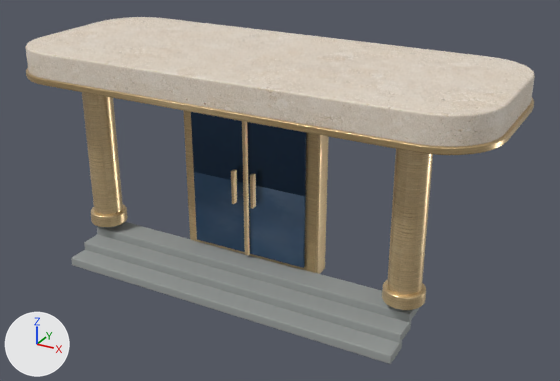
Renders of the glTF model assets/models/buildings-v3/level-5/entrance.glb from each side of a commit.
One viewpoint serves both versions: a 50 mm camera at (2.86, -6.72, 3.02) aimed at (0.29, -2.04, 0.68). Every picture has the same lights, and +X, +Y and +Z are marked at lower left. The first picture is the older version. Vertices at exactly the same position are counted once.

Script lines for the objects in view, before the commit:
```python
me_grand_entrance_canopy = bpy.data.meshes.new('Grand entrance canopy')
me_grand_entrance_canopy.from_pydata(...)  # 2784 vertices, 5492 faces; spans x -1.82..1.82, y -0.75..0.75, z -1.6..0.1
# faces by material slot: [572, 3604, 564, 188, 564]
me_grand_entrance_canopy.materials.append(mat_stone)  # picture img_limestone
me_grand_entrance_canopy.materials.append(mat_gold)  # picture img_metal
me_grand_entrance_canopy.materials.append(mat_warm)  # orange #f9c87c, glowing orange #c79f61
me_grand_entrance_canopy.materials.append(mat_glass)  # picture img_glass
me_grand_entrance_canopy.materials.append(mat_plinth)  # grey #9ba09e
ob_entrance = bpy.data.objects.new('entrance', me_grand_entrance_canopy)
ob_entrance.location = (0.15, -2.03, 1.6)
```
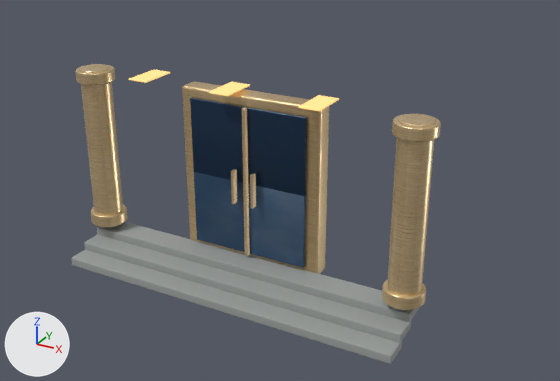
Where the newer file only moved an object's origin or applied its transform, the numbers keep the older frame.

The change, as a diff of the scene's bpy script:
```diff
--- a/assets/models/buildings-v3/level-5/entrance.glb.py
+++ b/assets/models/buildings-v3/level-5/entrance.glb.py
@@ me_grand_entrance_canopy @@
 # used by ob_entrance; location = (0.15, -2.03, 1.6)
-me_grand_entrance_canopy.from_pydata(...)  # 2784 vertices, 5492 faces; spans x -1.82..1.82, y -0.75..0.75, z -1.6..0.1
-me_grand_entrance_canopy.materials.append(mat_stone)  # picture img_limestone
+me_grand_entrance_canopy.from_pydata(...)  # 2208 vertices, 4348 faces; spans x -1.41..1.41, y -0.74..-0.07, z -1.6..-0.08
+# me_grand_entrance_canopy part 1: the loose piece of 288 vertices spanning x -1.8..1.8, y -0.73..0.73, z -0.1..0.1 is deleted
+# me_grand_entrance_canopy part 2: the loose piece of 288 vertices spanning x -1.82..1.82, y -0.75..0.75, z -0.13..-0.09 is deleted
+# me_grand_entrance_canopy part 3: 37 vertices removed from x -1.39..-0.78, y -0.46..-0.07, z -0.17..-0.11; 37 vertices added at x -1.39..-0.77, y -0.46..-0.07, z -0.18..-0.11
+# other edits to the shape of me_grand_entrance_canopy do not show in these pictures
 me_grand_entrance_canopy.materials.append(mat_gold)
```

Pixel boxes (x1, y1, x2, y2) of what changed, in the pictures (560 x 381 px; the box of a moved part takes in the faces that stretch with it):
'entrance', reshaped (27% narrower, 14% shorter): before (25, 17, 535, 364); after (71, 64, 441, 364)
part 1 of me_grand_entrance_canopy, deleted: before (25, 17, 535, 147)
part 2 of me_grand_entrance_canopy, deleted: before (26, 68, 534, 155)
part 3 of me_grand_entrance_canopy, moved or reshaped (not visible before): after (129, 70, 170, 83)
